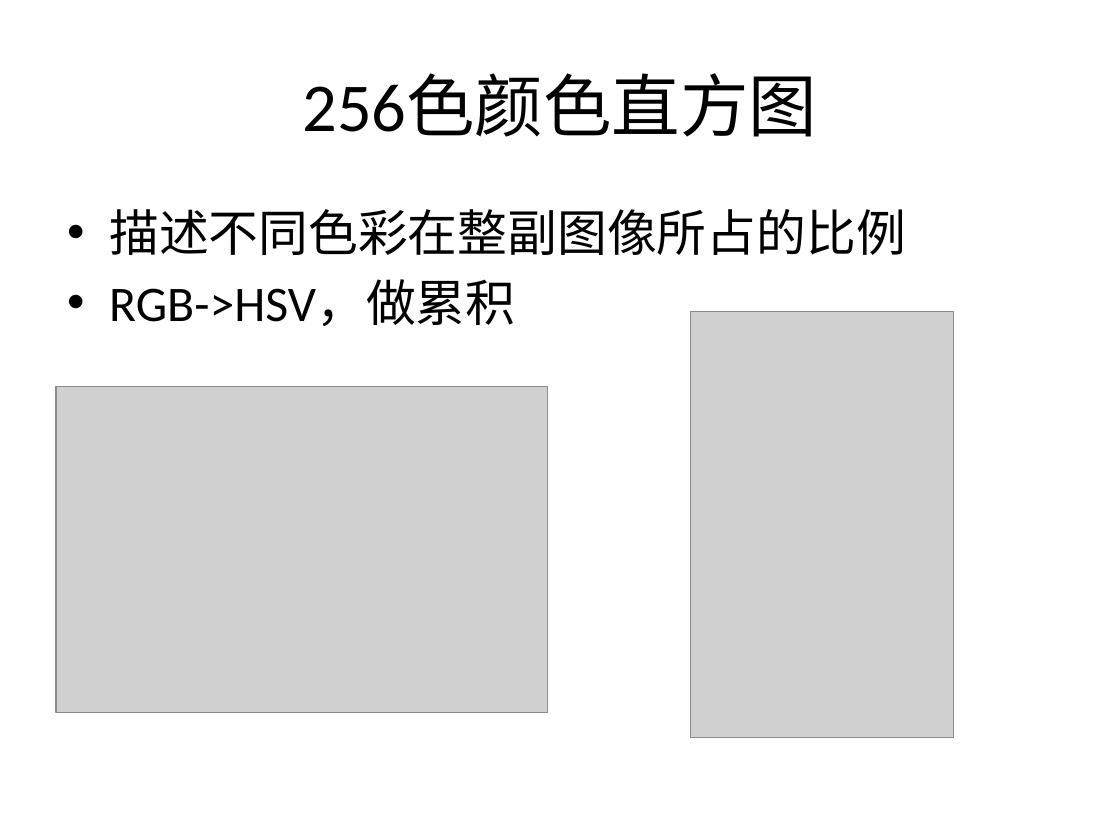
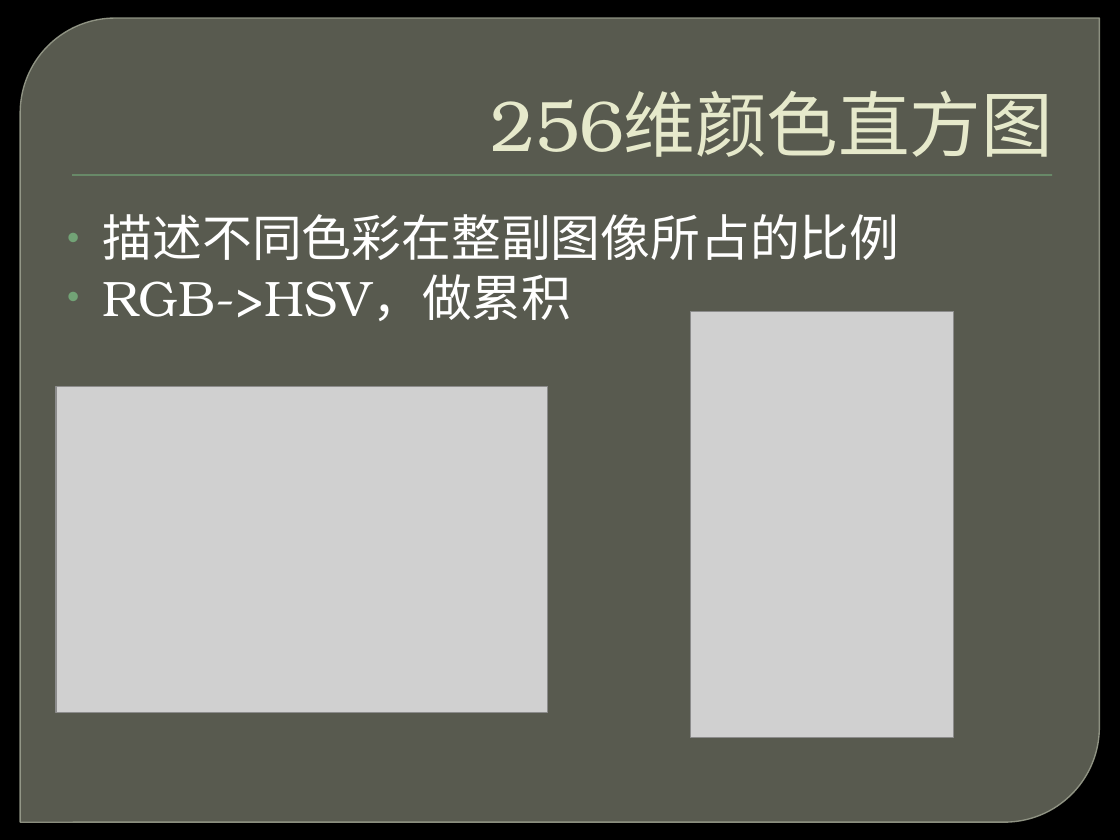
Before and after one commit to east-before-dawn/srt, a slide deck: slide 8 of slides.pptx (slide 7 before the commit). Drawn at 1120x840 pixels with LibreOffice and Linux fonts; fonts in the diff are those of the drawing; grey boxes stand for pictures; background and template pictures are left out. Boxes give left, top, right and bottom in pixels: in the first picture for what was removed or moved away, otherwise in the second. Text is boxed around its words. In the diff, an @@ line names an element or a change of style, - is before the commit and + after.

```diff
--- a/slides.pptx
+++ b/slides.pptx
@@ background #FFFFFF to picture (left out) @@
@@ round diag rect added at [20,18,1100,822], fill #888B7B at 65% opacity, outline #9DA090 0.87 pt @@
@@ title "256维颜色直方图" at [491,90,1053,157]: vertical alignment middle to bottom @@
@@ title at [491,90,1053,157]: text changed; size 44 to 46 pt; font Calibri to TeX Gyre Bonum; text colour #000000 to #E7EACB @@
-256色颜色直方图
+256维颜色直方图
@@ rectangle added at [72,175,1052,176], fill #72A376 @@
@@ text "描述不同色彩在整副图像所占的比例" at [103,214,900,321]: font Calibri to TeX Gyre Bonum, text colour #000000 to #FFFFFF; indent changed; less space between paragraphs @@
```
Also in this commit, not shown: 12 other slides changed, 5 slides added, 2 other files.
